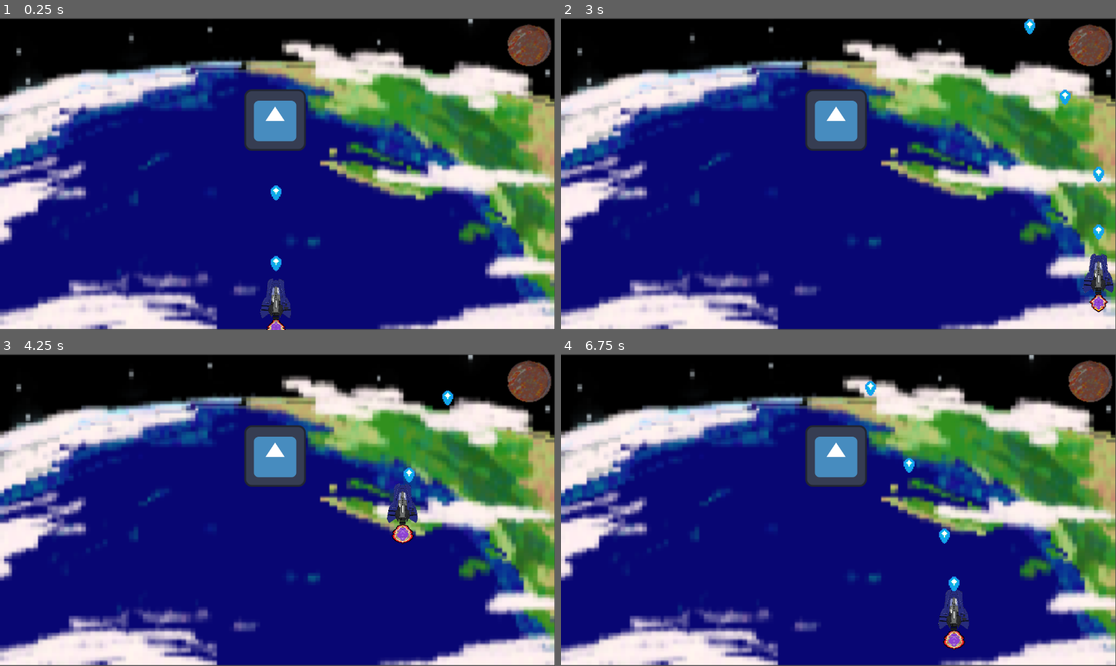
Above: before the commit, frames 1-4 (two rows, left to right).
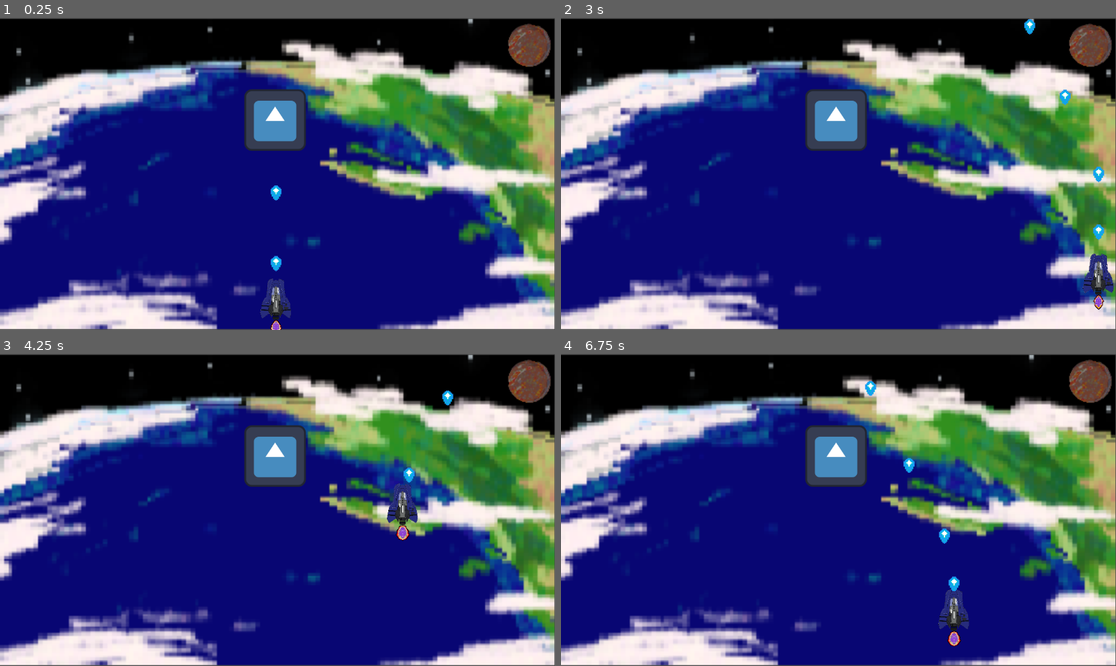
Above: after the commit, the same moments.

Repository: justCallMeJeg/ChaosWingNemesis
Game: Godot game, scene res://src/scenes/Test.tscn
Same seed, same stepped clock (60 frames per second), same inputs: the game is played once before the commit and once after it. This scene is started directly instead of the project's main scene. The engine's default icon, where the game draws it, is replaced by a stand-in: a white triangle on a blue panel in a dark square.
Inputs:
- Up to frame 1 (0.25 s): no input
- Up to frame 2 (3 s): hold D (right) 0.53-1.28 s; hold S (down) 1.28-2.03 s; hold D (right) 2.03-2.78 s; hold W (up) from 2.78 s (still down)
- Up to frame 3 (4.25 s): release W (up) at 3.53 s; hold A (left) from 3.53 s (still down)
- Up to frame 4 (6.75 s): release A (left) at 5.03 s; hold S (down) 5.03-5.78 s; hold D (right) 5.78-6.53 s; hold W (up) from 6.53 s (still down)

The runs differ from the first frame. In frame 1, 0.1% of the frame differs, in the area x 47-100%, y 1-100%; in frame 2, 0.2%; in frame 3, 0.2%, in the area x 70-100%, y 1-62%; in frame 4, 0.2%.

Commit message:
Update Test.tscn

Diff:
--- a/src/scenes/Test.tscn
+++ b/src/scenes/Test.tscn
@@ -1,7 +1,7 @@
 [gd_scene load_steps=18 format=3 uid="uid://bimlodscok8h4"]
 
-[ext_resource type="Texture2D" uid="uid://dyd7oiu6uf3g6" path="res://src/sprites/Untitled126_20240710013553.png" id="1_dwrh0"]
-[ext_resource type="Texture2D" uid="uid://dej1bsng381j2" path="res://src/sprites/Untitled125.png" id="2_0mh7g"]
+[ext_resource type="Texture2D" path="res://src/sprites/Untitled126_20240710013553.png" id="1_hkej4"]
+[ext_resource type="Texture2D" path="res://src/sprites/Untitled125.png" id="2_7e3v1"]
 [ext_resource type="Script" path="res://src/scripts/PlayerMovement.gd" id="3_goarn"]
 [ext_resource type="Texture2D" uid="uid://nmww8eih04l2" path="res://icon.svg" id="3_wka20"]
 [ext_resource type="Texture2D" uid="uid://diy6xmjxh1mdp" path="res://src/sprites/Ships/GUARDIAN-removebg-preview.png" id="5_4qp5t"]
@@ -62,14 +62,14 @@
 z_index = -5
 position = Vector2(575, 324)
 scale = Vector2(3.2, 3.18812)
-texture = ExtResource("1_dwrh0")
+texture = ExtResource("1_hkej4")
 
 [node name="Sprite2D2" type="Sprite2D" parent="."]
 modulate = Color(1, 1, 1, 0.513726)
 z_index = -5
 position = Vector2(1098, 58)
-scale = Vector2(1.84861, 1.74783)
-texture = ExtResource("2_0mh7g")
+scale = Vector2(1.8, 1.8)
+texture = ExtResource("2_7e3v1")
 
 [node name="Enemy" type="StaticBody2D" parent="."]
 position = Vector2(571, 212)
@@ -90,8 +90,8 @@
 script = ExtResource("3_goarn")
 
 [node name="AnimatedSprite2D" type="AnimatedSprite2D" parent="Player"]
-position = Vector2(1.90735e-05, 98)
-scale = Vector2(0.3775, 0.2725)
+position = Vector2(1.33514e-05, 95)
+scale = Vector2(0.23375, 0.22375)
 sprite_frames = SubResource("SpriteFrames_0k871")
 autoplay = "default"
 frame_progress = 0.0659597
